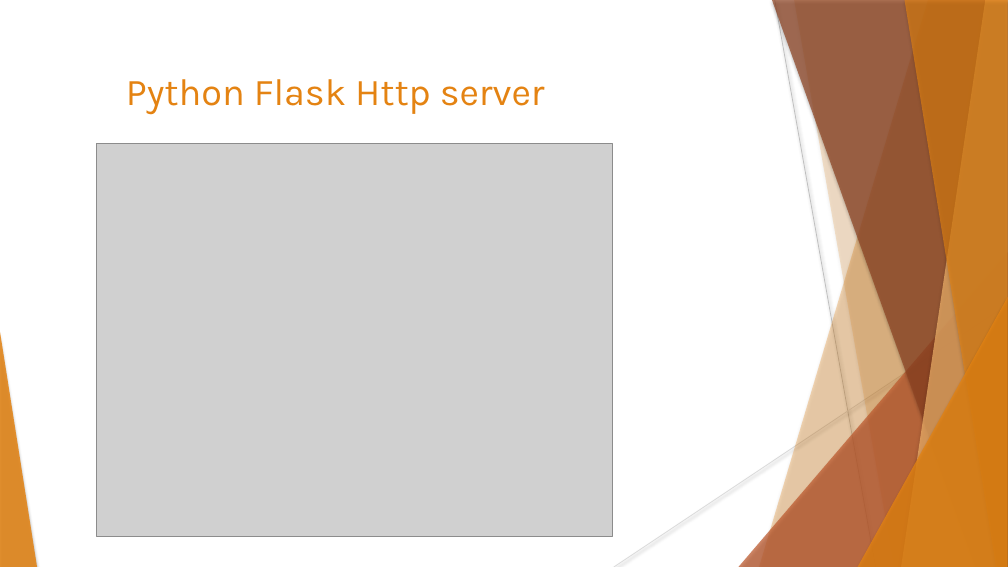
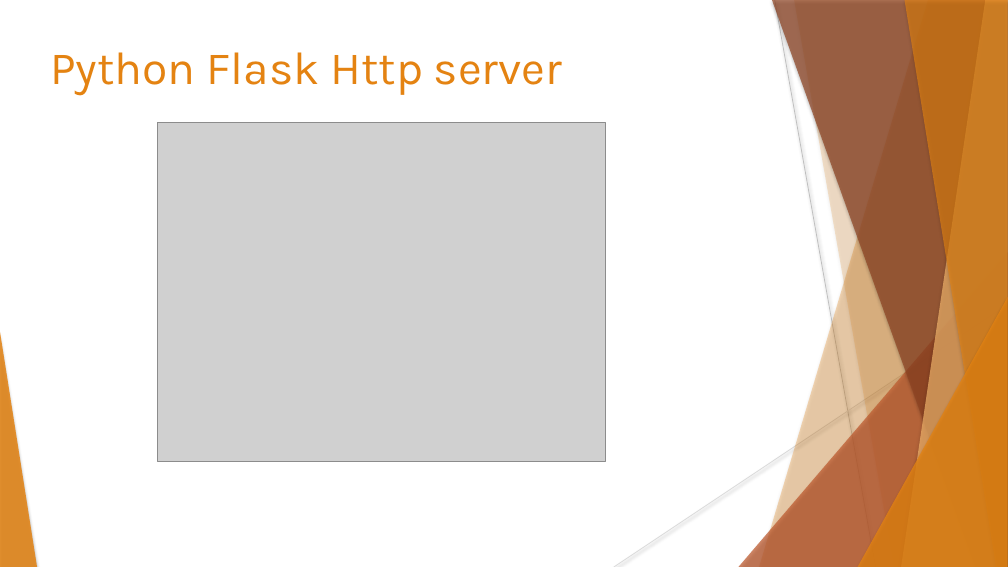
Before and after one commit to data-max-hq/workshop-epoka, a slide deck: slide 18 of Presentations/Introduction to Machine Learning.pptx (slide 17 before the commit). Drawn at 1008x567 pixels with LibreOffice and Linux fonts; fonts in the diff are those of the drawing; grey boxes stand for pictures; background and template pictures are left out. Boxes give left, top, right and bottom in pixels: in the first picture for what was removed or moved away, otherwise in the second. Text is boxed around its words. In the diff, an @@ line names an element or a change of style, - is before the commit and + after.

```diff
--- a/Presentations/Introduction to Machine Learning.pptx
+++ b/Presentations/Introduction to Machine Learning.pptx
@@ title "Python Flask Http server" moved from (x1=126, y1=79, x2=545, y2=114) to (x1=50, y1=52, x2=562, y2=95) @@
@@ title "Python Flask Http server" at (x1=50, y1=52, x2=562, y2=95): size 36 to 44 pt; alignment centre to left @@
@@ picture resized from (x1=96, y1=144, x2=613, y2=536) to (x1=157, y1=122, x2=606, y2=461) @@
```
Also in this commit, not shown: 11 other slides changed, 4 slides added, 2 slides removed, 1 other file.
